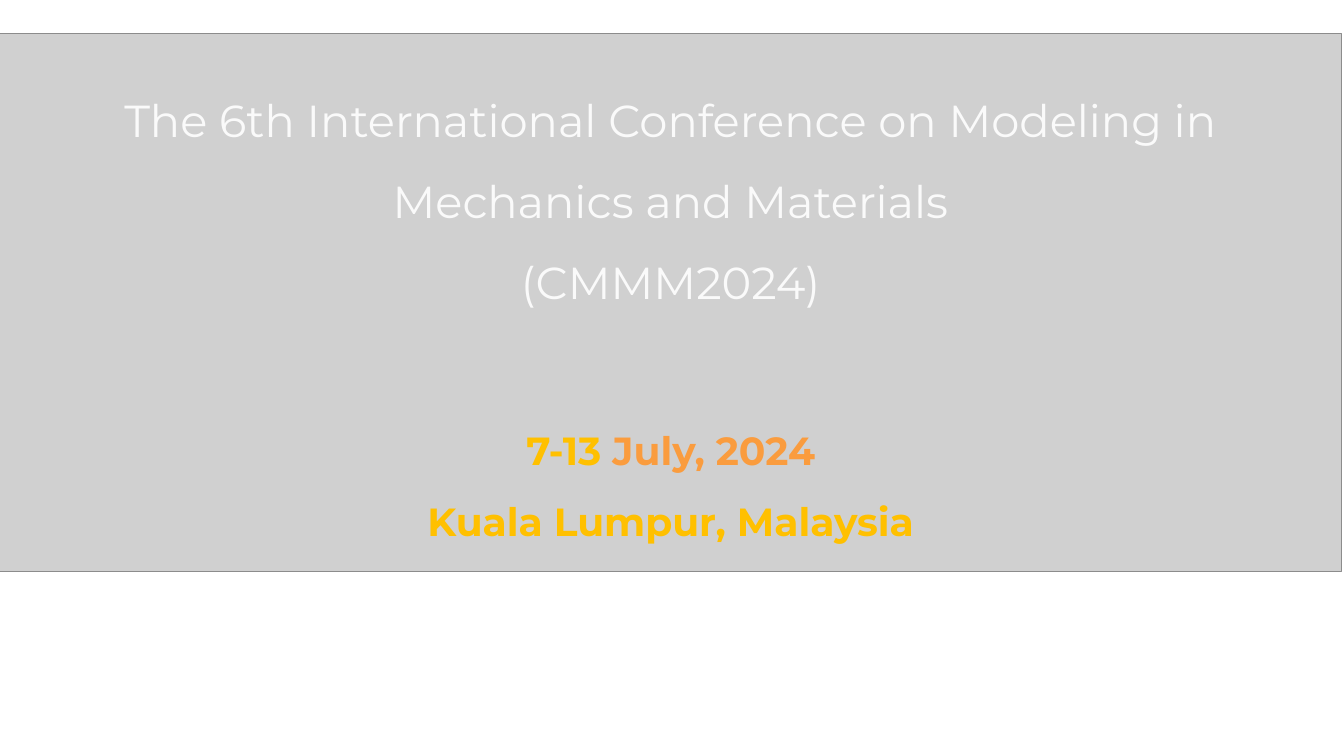
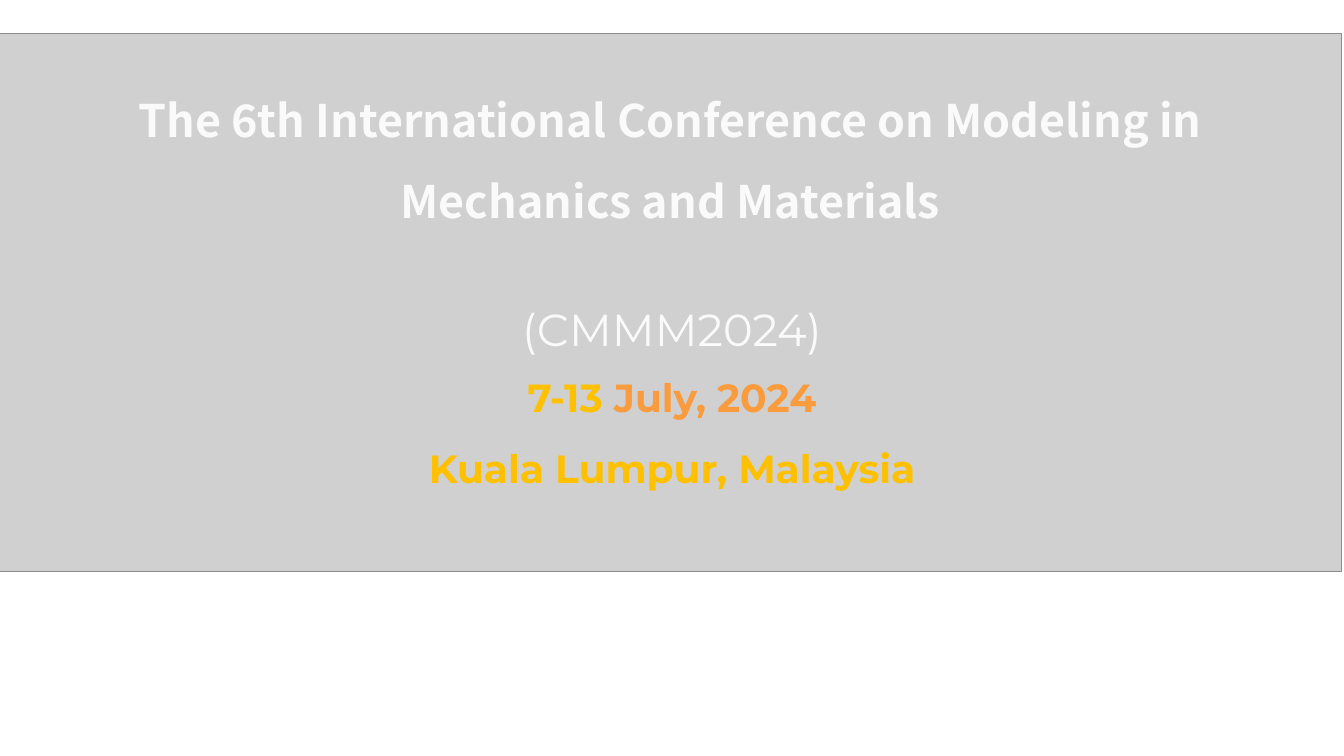
Before and after one commit to zhangxy911/zhangxy911.github.io, a slide deck: slide 1 of assets/figures.pptx. Drawn at 1344x756 pixels with LibreOffice and Linux fonts; fonts in the diff are those of the drawing; grey boxes stand for pictures. Boxes give left, top, right and bottom in pixels: in the first picture for what was removed or moved away, otherwise in the second. Text is boxed around its words. In the diff, an @@ line names an element or a change of style, - is before the commit and + after.

```diff
--- a/assets/figures.pptx
+++ b/assets/figures.pptx
@@ text at <box>139,101,1201,218</box>: text changed; font Montserrat to Noto Sans CJK SC; bold on @@
-The 6th International Conference on Modeling in
-Mechanics and Materials
-(CMMM2024)
+The 6th International Conference on Modeling in
+Mechanics and Materials
@@ text added at <box>522,313,821,354</box>, 32 pt, text #FAFAFA @@
+(CMMM2024)
@@ text "7-13 July, 2024 Kuala Lumpur, ...": place and size @@
-text "7-13 July, 2024 Kuala Lumpur, ..." at <box>427,436,914,544</box>
+text "7-13 July, 2024 Kuala Lumpur, ..." at <box>429,383,915,491</box>
```
Also in this commit, not shown: 1 other file.
